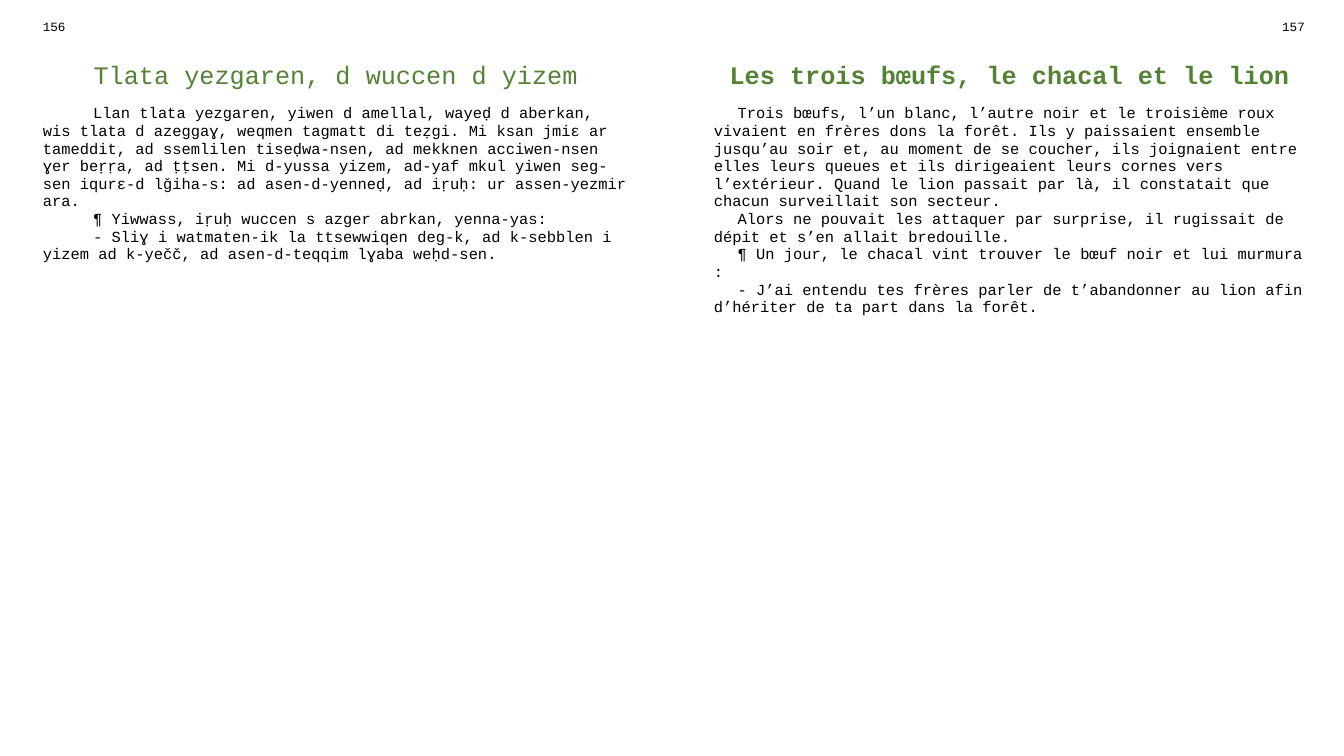
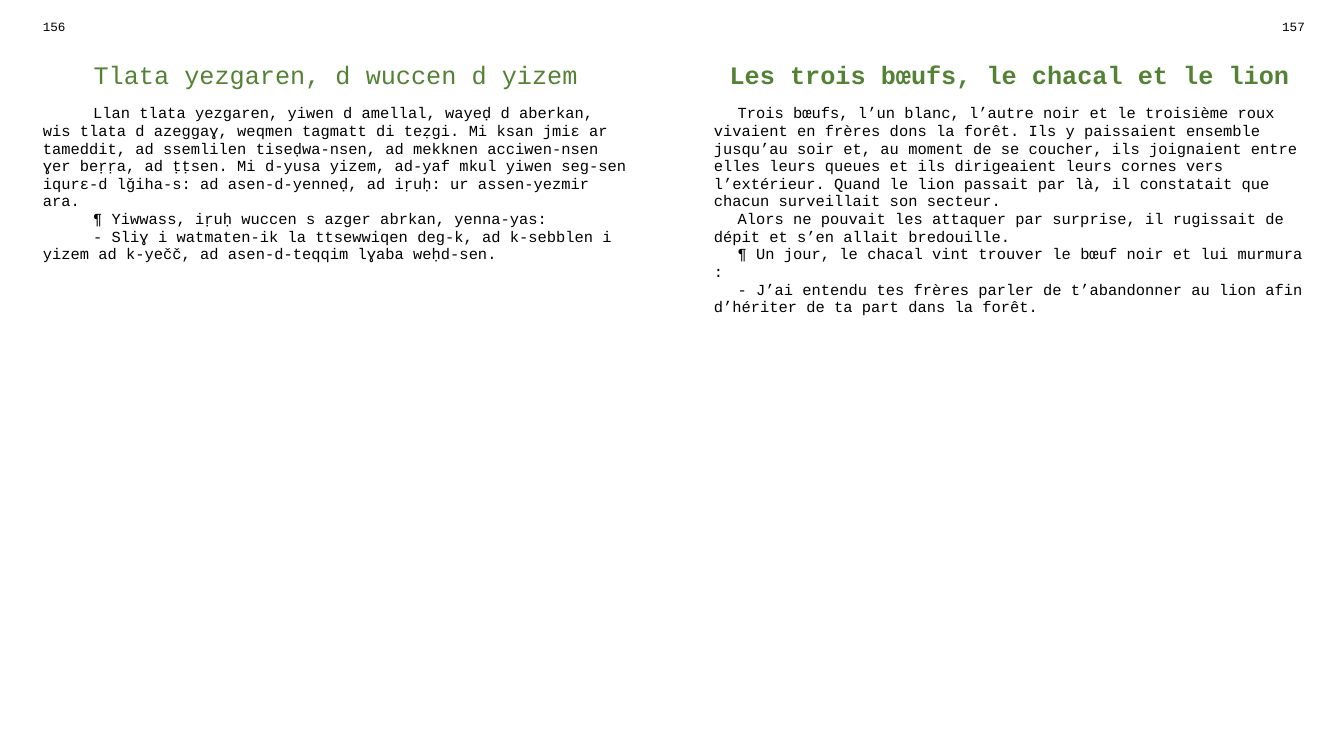
Before and after one commit to sferhah/tamacahut_n_wuccen, a slide deck: slide 75 of Uccen.ConsoleApp/uccen.pptx. Drawn at 1344x756 pixels with LibreOffice and Linux fonts; fonts in the diff are those of the drawing. Boxes give left, top, right and bottom in pixels: in the first picture for what was removed or moved away, otherwise in the second. Text is boxed around its words. In the diff, an @@ line names an element or a change of style, - is before the commit and + after.

```diff
--- a/Uccen.ConsoleApp/uccen.pptx
+++ b/Uccen.ConsoleApp/uccen.pptx
@@ table at bbox=[32, 16, 1315, 729] @@
-row 3, column 1: Llan tlata yezgaren, yiwen d amellal, wayeḍ d aberkan, wis tlata d azeggaɣ, weqmen tagmatt di teẓgi. Mi ksan jmiɛ ar tameddit, ad ssemlilen tiseḍwa-nsen, ad mekknen acciwen-nsen ɣer beṛṛa, ad ṭṭsen. Mi d-yussa yizem, ad-yaf mkul yiwen seg-sen iqurɛ-d lǧiha-s: ad asen-d-yenneḍ, ad iṛuḥ: ur assen-yezmir ara. / ¶ Yiwwass, iṛuḥ wuccen s azger abrkan, yenna-yas: / - Sliɣ i watmaten-ik la ttsewwiqen deg-k, ad k-sebblen i yizem ad k-yečč, ad asen-d-teqqim lɣaba weḥd-sen.
+row 3, column 1: Llan tlata yezgaren, yiwen d amellal, wayeḍ d aberkan, wis tlata d azeggaɣ, weqmen tagmatt di teẓgi. Mi ksan jmiɛ ar tameddit, ad ssemlilen tiseḍwa-nsen, ad mekknen acciwen-nsen ɣer beṛṛa, ad ṭṭsen. Mi d-yusa yizem, ad-yaf mkul yiwen seg-sen iqurɛ-d lǧiha-s: ad asen-d-yenneḍ, ad iṛuḥ: ur assen-yezmir ara. / ¶ Yiwwass, iṛuḥ wuccen s azger abrkan, yenna-yas: / - Sliɣ i watmaten-ik la ttsewwiqen deg-k, ad k-sebblen i yizem ad k-yečč, ad asen-d-teqqim lɣaba weḥd-sen.
```
Also in this commit, not shown: 5 other files.
